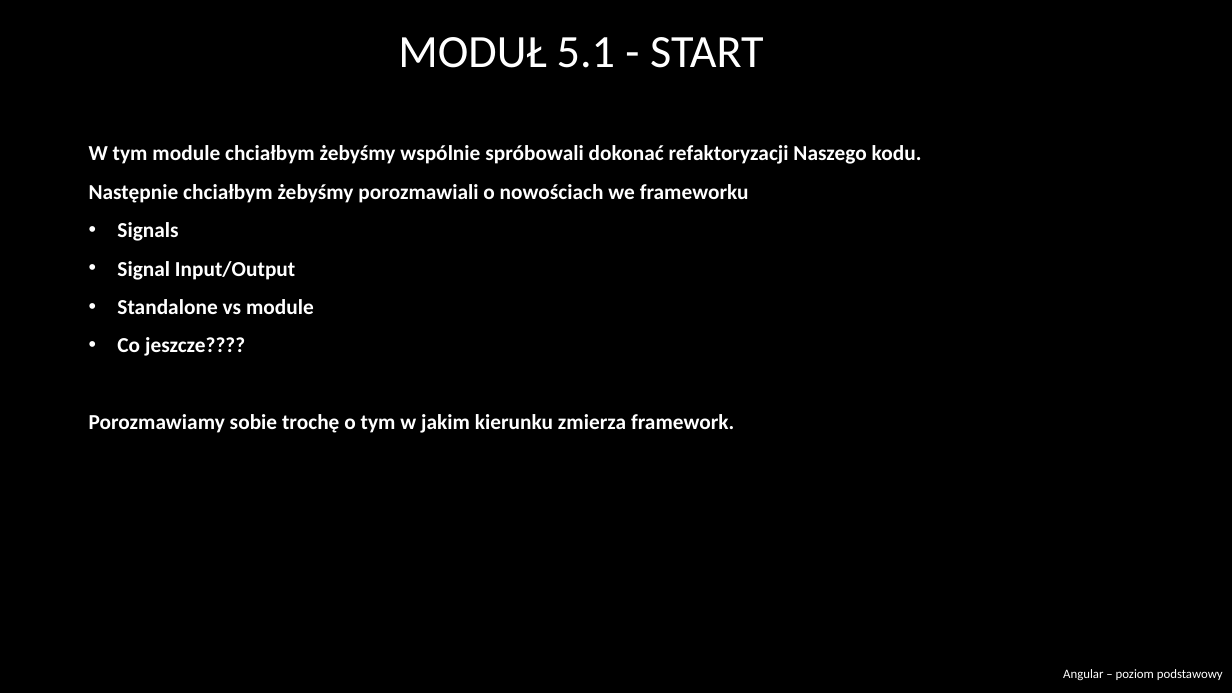
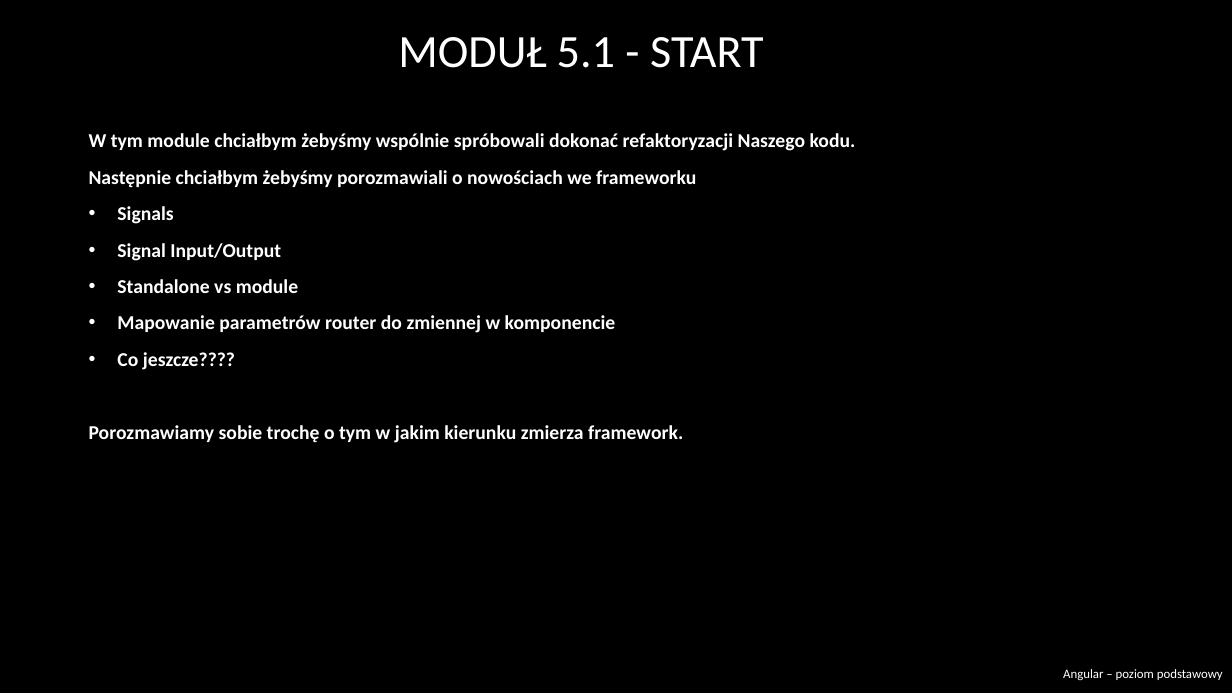
Before and after one commit to RafalSzczuka/angular-course-pfr, a slide deck: slide 67 of prezentacja/Angular beginner.pptx (slide 65 before the commit). Drawn at 1232x693 pixels with LibreOffice and Linux fonts; fonts in the diff are those of the drawing; background and template pictures are left out. Boxes give left, top, right and bottom in pixels: in the first picture for what was removed or moved away, otherwise in the second. Text is boxed around its words. In the diff, an @@ line names an element or a change of style, - is before the commit and + after.

```diff
--- a/prezentacja/Angular beginner.pptx
+++ b/prezentacja/Angular beginner.pptx
@@ text at (89, 133, 856, 443): size 16.6 to 15.3 pt in "W tym module chciałbym żebyśmy wspólnie spróbowali ...", "Następnie chciałbym żebyśmy porozmawiali o nowościach we ...", "Signals", "Signal Input/Output" and 3 more places @@
@@ text at (117, 315, 616, 333): paragraph added @@
+• Mapowanie parametrów router do zmiennej w komponencie
```
Also in this commit, not shown: 10 other slides changed, 19 slides added, 1 slide removed.
